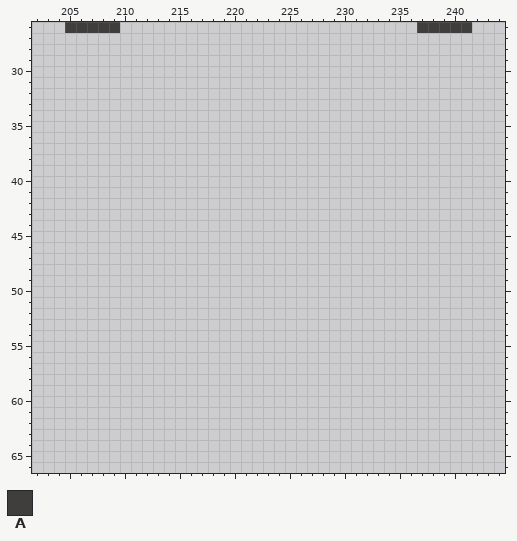
File history of a pixel-art file, Assets/Sprites/sprite_sheet.aseprite. Above: the version before the commit.
960x540 pixels, 1 frame. Colours within 5 levels of each other are drawn and written as one. Shown: x 202..244, y 26..66.
Palette (. is transparent): A #403e3c
Pixels before, first column x 205:
26 AAAAA...........................AAAAA
After:
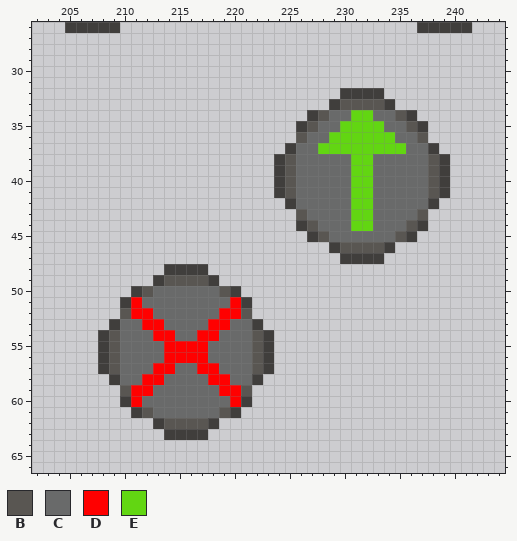
Colours new in this view: B #595652  C #696a6a  D #ff0000  E #62d612
Changes in this commit:
There is now colour A in row 32 at x 230 to 233; in row 33 at x 229 and 234; in row 34 at x 227 and 236; in row 35 at x 226 and 237; in row 37 at x 225 and 238; in rows 38 to 41 at x 224 and 239.
There is now colour A in row 42 at x 225 and 238; in row 44 at x 226 and 237; in row 45 at x 227 and 236; in row 46 at x 229 and 234; in row 47 at x 230 to 233; in row 48 at x 214 to 217.
There is now colour A in row 49 at x 213 and 218; in row 50 at x 211 and 220; in row 51 at x 210 and 221; in row 53 at x 209 and 222; in rows 54 to 57 at x 208 and 223; in row 58 at x 209 and 222.
There is now colour A in row 60 at x 210 and 221; in row 61 at x 211 and 220; in row 62 at x 213 and 218; in row 63 at x 214 to 217.
There is now colour B in row 33 at x 230 to 233; in row 34 at x 228 and 235; in row 35 at x 227 and 236; in row 36 at x 226 and 237; in rows 38 to 41 at x 225 and 238; in row 43 at x 226 and 237.
There is now colour B in row 44 at x 227 and 236; in row 45 at x 228 and 235; in row 46 at x 230 to 233; in row 49 at x 214 to 217; in row 50 at x 212 and 219; in row 52 at x 210 and 221.
There is now colour B in rows 54 to 57 at x 209 and 222; in row 59 at x 210 and 221; in row 61 at x 212 and 219; in row 62 at x 214 to 217.
There is now colour C in row 34 at x 229 to 230 and 233 to 234; in row 35 at x 228 to 229 and 234 to 235; in row 36 at x 227 to 228 and 235 to 236; in row 37 at x 226 to 227 and 236 to 237; in rows 38 to 42 at x 226 to 230 and 233 to 237; in row 43 at x 227 to 230 and 233 to 236.
There is now colour C in row 44 at x 228 to 230 and 233 to 235; in row 45 at x 229 to 234; in row 50 at x 213 to 218; in row 51 at x 212 to 219; in row 52 at x 213 to 218; in row 53 at x 210 to 211, 214 to 217 and 220 to 221.
There is now colour C in row 54 at x 210 to 212, 215 to 216 and 219 to 221; in rows 55 to 56 at x 210 to 213 and 218 to 221; in row 57 at x 210 to 212, 215 to 216 and 219 to 221; in row 58 at x 210 to 211, 214 to 217 and 220 to 221; in row 59 at x 213 to 218; in row 60 at x 212 to 219.
There is now colour C in row 61 at x 213 to 218.
There is now colour D in row 51 at x 211 and 220; in row 52 at x 211 to 212 and 219 to 220; in row 53 at x 212 to 213 and 218 to 219; in row 54 at x 213 to 214 and 217 to 218; in rows 55 to 56 at x 214 to 217; in row 57 at x 213 to 214 and 217 to 218.
There is now colour D in row 58 at x 212 to 213 and 218 to 219; in row 59 at x 211 to 212 and 219 to 220; in row 60 at x 211 and 220.
There is now colour E in row 34 at x 231 to 232; in row 35 at x 230 to 233; in row 36 at x 229 to 234; in row 37 at x 228 to 235; in rows 38 to 44 at x 231 to 232.
Changed places in both pictures, as pixel boxes (x1, y1, x2, y2):
added: (274, 88, 450, 264)
added: (98, 264, 274, 440)
